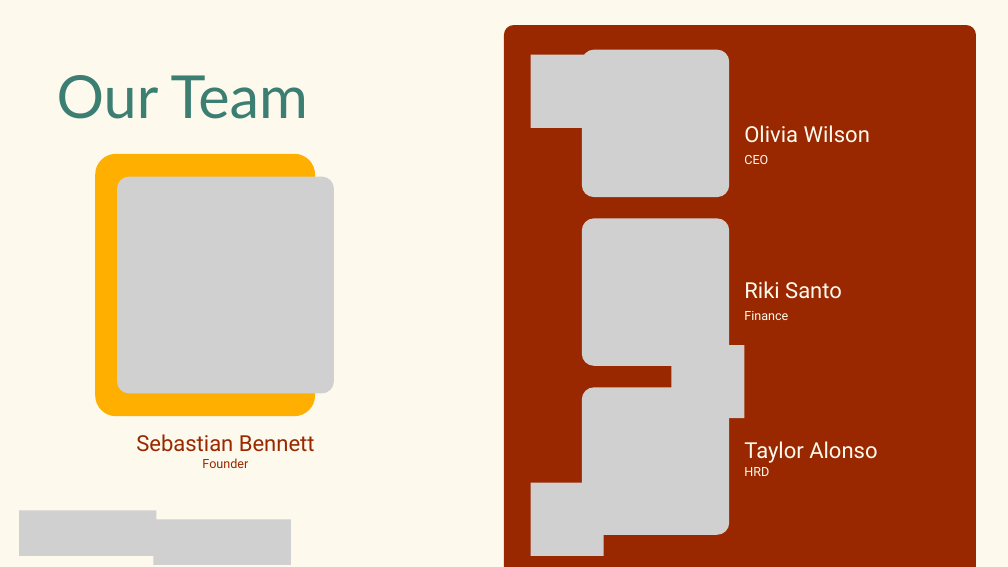
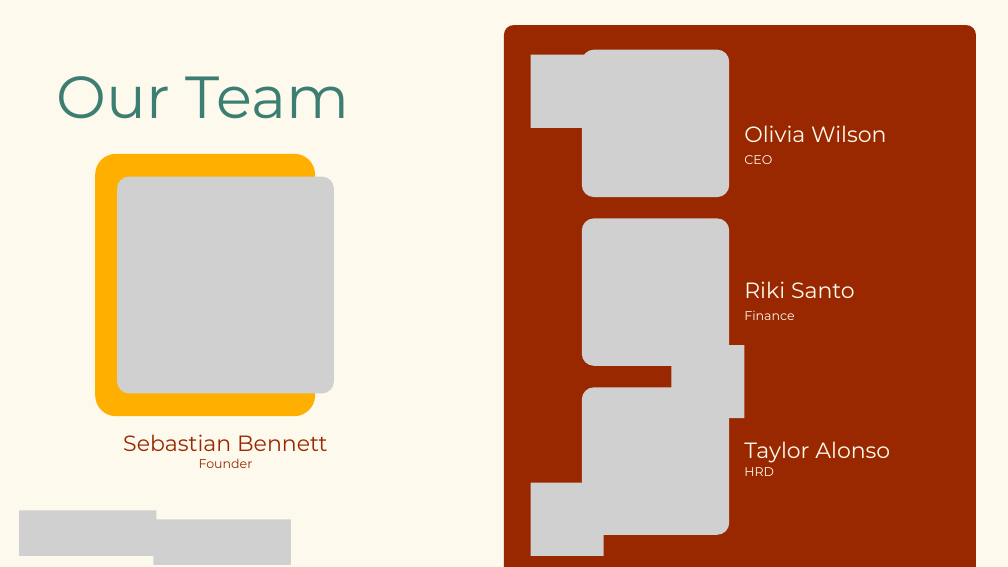
Before and after one commit to sm0lhack/onyx, a slide deck: slide 11 of backend/onyx/server/features/build/sandbox/image/templates/pptx/pitch-deck.pptx. Drawn at 1008x567 pixels with LibreOffice and Linux fonts; fonts in the diff are those of the drawing; grey boxes stand for pictures. Boxes give left, top, right and bottom in pixels: in the first picture for what was removed or moved away, otherwise in the second. Text is boxed around its words. In the diff, an @@ line names an element or a change of style, - is before the commit and + after.

```diff
--- a/backend/onyx/server/features/build/sandbox/image/templates/pptx/pitch-deck.pptx
+++ b/backend/onyx/server/features/build/sandbox/image/templates/pptx/pitch-deck.pptx
@@ text "Our Team" at (57, 76, 350, 119): font Lato to Montserrat @@
@@ font Roboto to Montserrat in 8 elements at (744, 125, 886, 142), (744, 281, 855, 298), (744, 441, 890, 463), (123, 434, 328, 451), (199, 458, 253, 468), (744, 155, 772, 164), (744, 311, 794, 320), (744, 467, 774, 476) @@
```
Also in this commit, not shown: 11 other slides changed, 2 other files.
